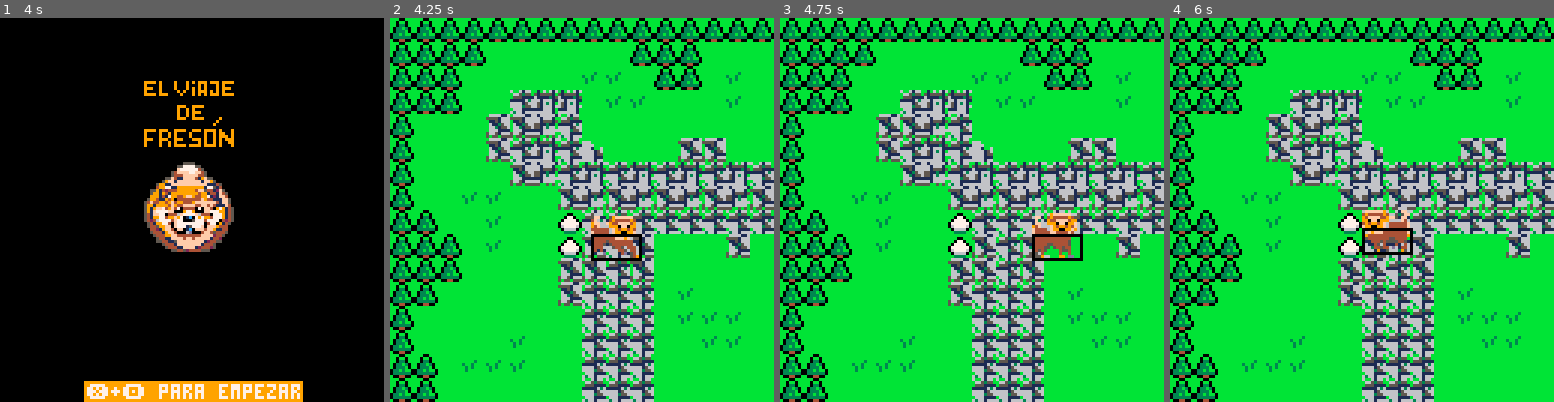
Above: before the commit, frames 1-4 (left to right).
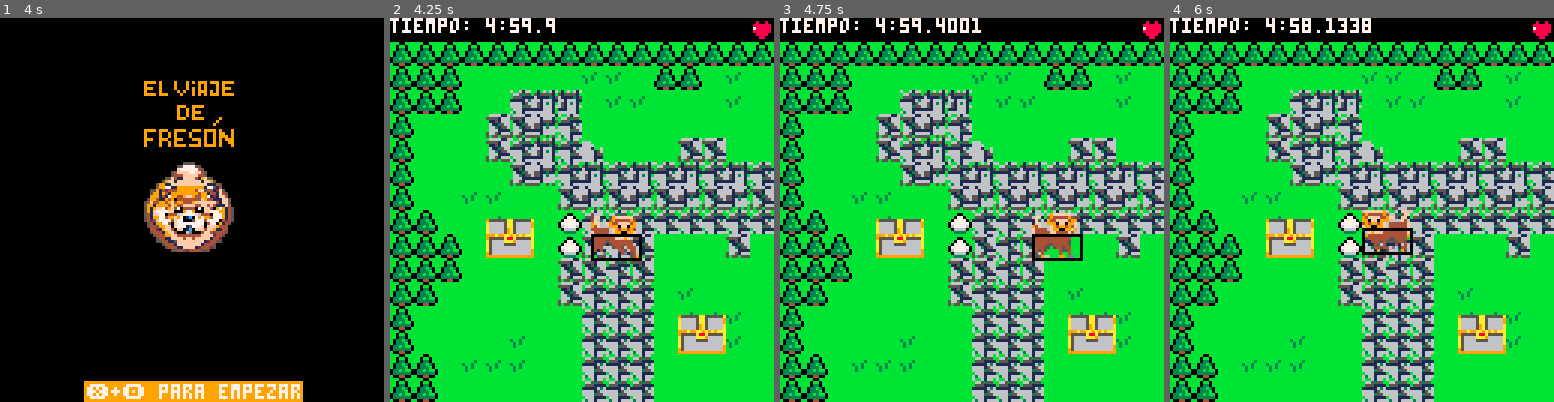
Above: after the commit, the same moments.

Repository: JudyProjects/el_viaje_de_freson
Game: PICO-8 cartridge game.p8
The game is run twice, just before and just after one commit, with the same random seed, the same clock (stepped at 60 frames per second) and the same inputs.
Inputs:
- Up to frame 1 (4 s): tap X (X key) at 0.33, 1.07, 1.85, 2.97 s; tap O (Z key) at 0.7, 1.7, 2.1, 2.5, 2.9, 3.3, 3.7 s; hold Right 1.6-2.1 s; hold Up 2.15-2.42 s; hold Right 2.47-3.03 s; hold Left 3.08-3.58 s; hold Down 3.63-3.97 s
- Up to frame 2 (4.25 s): hold Right from 4.02 s (still down); tap X (X key) at 4.08 s; tap O (Z key) at 4.1 s
- Up to frame 3 (4.75 s): tap O (Z key) at 4.5 s; release Right at 4.68 s; hold Up from 4.73 s (still down)
- Up to frame 4 (6 s): tap O (Z key) at 4.9, 5.3, 5.7 s; release Up at 5.03 s; hold Left 5.08-5.68 s; tap X (X key) at 5.2 s; hold Down from 5.73 s (still down)

Frame 1 is identical in both runs. In frame 2, 9.3% of the frame differs, in the area x 0-100%, y 0-88%; in frame 3, 9.3%; in frame 4, 9.4%.

Commit message:
[finJuego] avances en vida,tiempo y cofres con llaves

Diff:
--- a/game.p8
+++ b/game.p8
@@ -3,6 +3,9 @@
 __lua__
 -- el viaje de freson
 -- festino a., sancristobal f.
+
+hambre_perdida_quieto = 0.1
+hambre_perdida_correr = 0.2
 
 function _init()
     printh("== == ==")
@@ -57,6 +60,7 @@
             chgestado("juego")
         end
     end
+	--[[ chgestado("juego") ]]
 end
 
 function ini_drw()
@@ -78,17 +82,23 @@
     ents = {}
     chorros = {}
     ladridos = {}
-    hambre = 100
+    hambre = 500
+    tiempo = 0
 
     --setup jugador
     jug = make_freson()
 
+    make_cofre(32, 64, 0, 4, 1)
+    make_cofre(96, 96, 1, 0, 2)
+
     --setup chorro
     ini_enemigos(1)
 end
 
 function jug_upd()
     cnt += 1
+    tiempo += 1 / 30 -- 30FPS
+
     for e in all(ents) do
         e.upd()
     end
@@ -102,6 +112,19 @@
             del(ladridos, l)
         end
     end
+
+    -- Reducir hambre dependiendo del estado
+    if jug.stat == "walk" then
+        hambre -= hambre_perdida_correr -- Pierde mas hambre al correr
+    else
+        hambre -= hambre_perdida_quieto -- Pierde menos hambre cuando esta quieto
+    end
+
+    -- Prevenir que hambre sea negativa
+    if hambre <= 0 then
+        chgestado("fin")
+    end
+    printh(hambre .. " ")
 end
 
 function jug_drw()
@@ -121,9 +144,6 @@
 	-- Dibujar el mapa actual
 	map(0, 0, 0, 0, 128, 128)
 
-	-- Dibujar cofres
-    dibujar_cofre(screen_x, screen_y, camx, camy)
-
     for e in all(ents) do
         e.drw()
     end
@@ -132,6 +152,11 @@
         circ(jug.x + 16, jug.y + 8, l.r1, 7) -- circulo exterior
         circ(jug.x + 16, jug.y + 8, l.r2, 7) -- circulo interior
     end
+
+    camera()
+    dibujar_tiempo()
+    dibujar_hambre(hambre)
+
 end
 
 function fin_ini()
@@ -185,20 +210,24 @@
 
 -- Verificar colisiれはn
 function hayColision(x, y, w, h)
-	for i = 0, w do
-		--count up
-		for j = 0, h do
-			--count up
-			-- Convertir coordenadas en posiciones de celda
-			local celx = flr((x + i) / 8)
-			local cely = flr((y + j) / 8)
-			-- Obtener れとndice del sprite
-			local sprite = mget(celx, cely)
-			-- Verificar si el sprite tiene la bandera de solidez (flag 0)
-			if (fget(sprite, 0)) return true
-		end
-	end
-	return false
+	-- Verifica las esquinas del れくrea
+    local esquinas = {
+        {x, y}, -- Esquina superior izquierda
+        {x + w - 1, y}, -- Esquina superior derecha
+        {x, y + h - 1}, -- Esquina inferior izquierda
+        {x + w - 1, y + h - 1} -- Esquina inferior derecha
+    }
+
+    for esquina in all(esquinas) do
+        local celx = flr(esquina[1] / 8)
+        local cely = flr(esquina[2] / 8)
+        local sprite = mget(celx, cely)
+        if fget(sprite, 0) then
+            return true
+        end
+    end
+
+    return false
 end
 
 function dibujar_agua(screen_x, screen_y)
@@ -212,7 +241,7 @@
     local screen_y = flr(camy / 128)
 
     if screen_x == 2 and screen_y == 0 then
-        for f = 0, 15 do
+        for f = 1, 15 do
             for c = 0, 15 do
                 local x = c * 8
                 local y = f * 8
@@ -225,33 +254,32 @@
     pal()
 end
 
--- Funciれはn para dibujar un cofre en la pantalla 0,4 o 1,0 con animaciれはn
-function dibujar_cofre(screen_x, screen_y, freson_x, freson_y)
-    local cofre_abierto = false
-
-    -- Coordenadas del cofre en cada pantalla
-    local cofres = {
-        { x = 64, y = 96, screen_x = 0, screen_y = 4 }, -- Cofre en pantalla 0,4
-        { x = 32, y = 48, screen_x = 1, screen_y = 0 }  -- Cofre en pantalla 1,0
-    }
-
-    -- Recorrer cofres y dibujar segれむn la pantalla
-    for cofre in all(cofres) do
-		-- Dibujar el cofre si estれく en la pantalla actual
-        if screen_x == cofre.screen_x and screen_y == cofre.screen_y then
-			-- Elegir sprites segれむn el estado (cerrado o abierto)
-            local sprite_base = cofre_abierto and 84 or 82
-            spr(sprite_base, cofre.x, cofre.y)
-            spr(sprite_base + 1, cofre.x + 8, cofre.y)
-            spr(sprite_base + 16, cofre.x, cofre.y + 8)
-            spr(sprite_base + 17, cofre.x + 8, cofre.y + 8)
-
-            -- Verificar colisiれはn con el fresれはn
-            if abs(freson_x - cofre.x) < 16 and abs(freson_y - cofre.y) < 16 then
-                cofre_abierto = true -- Abre el cofre si el fresれはn lo toca
-            end
-        end
-    end
+-- Dibujar el tiempo regresivo
+function dibujar_tiempo()
+    local tiempo_restante = max(0, 300 - tiempo) -- Tiempo restante en segundos (5 minutos = 300 segundos)
+    local minutos = flr(tiempo_restante / 60)
+    local segundos = tiempo_restante % 60
+
+    -- Mostrar tiempo en formato MM:SS
+    print("tiempo: " .. minutos .. ":" .. (segundos < 10 and "0" or "") .. segundos, 0, 0, 7)
+end
+
+function dibujar_hambre()
+    local sprites_inicio = 119 -- El indice del sprite de hambre completo
+    local sprites_fin = 124   -- El indice del sprite de hambre vacio
+    local nivel_sprite_max = sprites_fin - sprites_inicio + 1 -- Total de niveles de hambre
+
+    -- Calcular el sprite a mostrar basado en el hambre
+    local hambre_max = 500
+    local nivel_sprite = flr((hambre_max - hambre) / (hambre_max / nivel_sprite_max)) + 1
+    if nivel_sprite > nivel_sprite_max then
+        nivel_sprite = nivel_sprite_max -- Limitar al maximo nivel
+    elseif nivel_sprite < 1 then
+        nivel_sprite = 1 -- Limitar al minimo nivel
+    end
+
+    -- Dibujar el sprite correspondiente
+    spr(sprites_inicio + nivel_sprite - 1, 120, 0)
 end
 
 -- freson
@@ -268,6 +296,8 @@
 	}
 	e.w = 16
 	e.h = 16
+    e.llave1 = false
+    e.llave2 = false
 
     local idle = "idle"
     local walk = "walk"
@@ -332,6 +362,93 @@
     end
 
     return e
+end
+
+function make_cofre(x, y, screen_x, screen_y, llave_id)
+    local cofre = make_entity(x, y)
+    cofre.s_cerrado = 82
+    cofre.s_abierto = 84
+    cofre.llave_id = llave_id
+    cofre.abierto = false
+    cofre.visible = true
+    cofre.w = 16
+    cofre.h = 16
+    cofre.screen_x = screen_x
+    cofre.screen_y = screen_y
+
+    cofre.drw = function(screen_x, screen_y)
+        -- Dibujar solo si estan visible y dentro del rango de la pantalla
+        if cofre.visible then
+            local spr_x = cofre.abierto and cofre.s_abierto or cofre.s_cerrado
+            spr(spr_x, cofre.x, cofre.y, 2, 2)
+        end
+    end
+
+    cofre.upd = function(screen_x, screen_y)
+        -- Verificar colisiれはn y si estan en la pantalla visible
+        if cofre.visible and
+           not cofre.abierto and colisiona(jug, cofre) then
+            cofre.abierto = true -- Cambiar estado a abierto
+            cofre.visible = false -- Ocultar el cofre tras abrirlo
+            local llave = make_llave(cofre.x, cofre.y - 16, cofre.screen_x, cofre.screen_y, cofre.llave_id)
+            add(ents, llave)
+    end
+end
+    return cofre
+end
+
+function make_llave(x, y, screen_x, screen_y, llave_id)
+    local llave = make_entity(x, y)
+    llave.sprites = {74, 75, 90, 91}
+    llave.llave_id = llave_id
+    llave.collected = false
+    llave.visible = true
+    llave.w = 16 -- Ancho de la llave
+    llave.h = 16 -- Alto de la llave
+    llave.screen_x = screen_x
+    llave.screen_y = screen_y
+
+    llave.drw = function(screen_x, screen_y)
+        -- Dibujar solo si estれく visible y dentro del rango de la pantalla
+        if llave.visible then
+            spr(llave.sprites[1], llave.x, llave.y)          -- Esquina superior izquierda
+            spr(llave.sprites[2], llave.x + 8, llave.y)      -- Esquina superior derecha
+            spr(llave.sprites[3], llave.x, llave.y + 8)      -- Esquina inferior izquierda
+            spr(llave.sprites[4], llave.x + 8, llave.y + 8)  -- Esquina inferior derecha
+        end
+    end
+
+    llave.upd = function(screen_x, screen_y)
+        -- Verificar colision y si estan visible en la pantalla
+        if llave.visible and
+           not llave.collected and colisiona(jug, llave) then
+            llave.collected = true -- Marcar la llave como recogida
+            llave.visible = false -- Desaparece la llave
+            -- Actualizar el estado en `freson`
+            if llave.llave_id == 1 then
+                jug.llave1 = true
+            elseif llave.llave_id == 2 then
+                jug.llave2 = true
+            end
+        end
+    end
+    return llave
+end
+
+
+function colisiona(ent1, ent2)
+    return ent1.x < ent2.x + ent2.w and
+           ent1.x + ent1.w > ent2.x and
+           ent1.y < ent2.y + ent2.h and
+           ent1.y + ent1.h > ent2.y
+end
+
+function obtener_pantalla_actual_x()
+    return flr(camx / 128)
+end
+
+function obtener_pantalla_actual_y()
+    return flr(camy / 128)
 end
 
 -- funcion para crear un ladrido (ondas concentricas)
@@ -728,42 +845,58 @@
 
 
 
+…(16 lines of a section not shown)…
 __gff__
-0000000000000000000000000000000000000000000000000000000000000000000000000000000000000000000000000000000000000000000000000000000000000000010101010000000001010101000000000000010000010000010000000000000000000101000000000000000000000000000000000000000000000000
+0000000000000000000000000000000000000000000000000000000000000000000000000000000000000000000000000000000000000000000000000000000000000000010101010000000001010101000000000000010000010000010000000000000000000101000000000000010100000000000001000000000000000000
 0000000000000000000000000000000000000000000000000000000000000000000000000000000000000000000000000000000000000000000000000000000000000000000000000000000000000000000000000000000000000000000000000000000000000000000000000000000000000000000000000000000000000000
 __map__
-4747474747474747474747474747474747474747474747474747474747474747000000000000000000000000000000004646464646464646464646464646464740404040404040404040404040404040000000000000000000000000000000000000000000000000000000000000000000000000000000000000000000000000
-4747474740404040404047474740404040474747474747474747474747474747000000000000000000000000000000004940404040404046464646404040404740404040404040404040404040404040000000000000000000000000000000000000000000000000000000000000000000000000000000000000000000000000
-4747474040404040414140474740414040474747474740404040474747474747000000000000000000000000000000004940404040404040404040404040404740404040404040404040404040404040000000000000000000000000000000000000000000000000000000000000000000000000000000000000000000000000
-474747404050515140414140404041404040404040404040404040404040404800000000000000000000000000000000494040404040404040404040404047474040404040408788898a404040404040000000000000000000000000000000000000000000000000000000000000000000000000000000000000000000000000
-474040406060615040404040404040404040404040404050515051404040404800000000000000000000000000000000494040404040404040404040404047474040404040409798999a404040404040000000000000000000000000000000000000000000000000000000000000000000000000000000000000000000000000
-47404040605051507140404060604040404040404040406061606140404040480000000000000000000000000000000049404040404040404040404040404047404040404040a7a8a9aa404040404040000000000000000000000000000000000000000000000000000000000000000000000000000000000000000000000000
-47404040406061505150515051505150505150515051505150514040404040486666666666666666666666666666666650514040404040404040404040404047404040404040b7b8b9ba404040404040000000000000000000000000000000000000000000000000000000000000000000000000000000000000000000000000
-4740404141404060616061606160616060616061606160616061505050505050575757575757575757575757575757576061505150515051505140404040404740404040404040404040404040404040000000000000000000000000000000000000000000000000000000000000000000000000000000000000000000000000
-4747404041404045505050505050505040405050505050515051505150505050575757575757575757575757575757575051606160616061606140404040404740404040404040404040404040404040000000000000000000000000000000000000000000000000000000000000000000000000000000000000000000000000
-4747474041404045605060404040604040404040404050516061606140405050575757575757575757575757575757576061505150515051505150514040404740404040404040404040404040404040000000000000000000000000000000000000000000000000000000000000000000000000000000000000000000000000
-4747474040404060605060404040404040404040404060615040404040404048676767676767676767676767676767674940606160616061606160614040404740404040404040404040404040404040000000000000000000000000000000000000000000000000000000000000000000000000000000000000000000000000
-4747404040404060505050404140404040404040404050514040454545454545000000000000000000000000000000004940404040404040505150514040404740404040404040404040404040404040000000000000000000000000000000000000000000000000000000000000000000000000000000000000000000000000
+0000000000000000000000000000000000000000000000000000000000000000000000000000000000000000000000000000000000000000000000000000000000000000000000000000000000000000000000000000000000000000000000000000000000000000000000000000000000000000000000000000000000000000
+47474747474747474747474747474747474747474747474747474747474747470000000000000000000000000000000049464646464646464646464646464646404040cdccccccccccccccccce404040000000000000000000000000000000000000000000000000000000000000000000000000000000000000000000000000
+4747474040404040414140474740414040474747474740404040474747474747000000000000000000000000000000004940404040404040404040404040404740cdcccccccccacacacaccccccccce40000000000000000000000000000000000000000000000000000000000000000000000000000000000000000000000000
+4747474040505151404141404040414040404040404040404040404040404048000000000000000000000000000000004940404040404040404040404040474740cdcccacacacacacacacacacaccce40000000000000000000000000000000000000000000000000000000000000000000000000000000000000000000000000
+4740404060606150404040404040404040404040404040505150514040404048000000000000000000000000000000004940404040404040404040404040474740c1c0c0c9c0c0c9c0c0c9c0c0c9c740000000000000000000000000000000000000000000000000000000000000000000000000000000000000000000000000
+4740404060505150714040406060404040404040404040606160614040404048000000000000000000000000000000004940404040404040404040404040404740c1c9c9c9c9c9c9c9c9c9c9c9c9c740000000000000000000000000000000000000000000000000000000000000000000000000000000000000000000000000
+4740404040606150515051505150515050515051505150515051404040404048666666666666666666666666666666665051404040404040404040404040404740c1c9d2d0d1c9c9c9c9d2d0d1c9c740000000000000000000000000000000000000000000000000000000000000000000000000000000000000000000000000
+474040414140406061606160616061606061606160616061606150505050505057575757575757575757575757575757606150515051505150514040404040474040c1d0d0d0c9d3d3c9d0d0d0c74040000000000000000000000000000000000000000000000000000000000000000000000000000000000000000000000000
+474740404140404550505050505050504040505050505051505150515050505057575757575757575757575757575757505160616061606160614040404040474040c1c2c3c4c9d4d3c9c2c3c4c74040000000000000000000000000000000000000000000000000000000000000000000000000000000000000000000000000
+474747404140404560506040404060404040404040405051606160614040505057575757575757575757575757575757606150515051505150515051404040474040c1c5c5c5c9d3d3c9c5c5c5c74040000000000000000000000000000000000000000000000000000000000000000000000000000000000000000000000000
+47474740404040606050604040404040404040404040606150404040404040486767676767676767676767676767676749406061606160616061606140404047404040404040c8c8c8c8404040404040000000000000000000000000000000000000000000000000000000000000000000000000000000000000000000000000
+47474040404040605050504041404040404040404040505140404545454545450000000000000000000000000000000049404040404040405051505140404047404040404040c6c6c6c6404040404040000000000000000000000000000000000000000000000000000000000000000000000000000000000000000000000000
 4740404040404040505050404141414040454540404060615040454242424245000000000000000000000000000000004940404040404040606160615051504740404040404040404040404040404040000000000000000000000000000000000000000000000000000000000000000000000000000000000000000000000000
 4740404040414040505050404041414040454540405051505140454140414245000000000000000000000000000000004940404040404040404050516061604740404040404040404040404040404040000000000000000000000000000000000000000000000000000000000000000000000000000000000000000000000000
 4747404141414040505050404040404040404040406061606140454141414545000000000000000000000000000000004940404747404040404060615051504740404040404040404040404040404040000000000000000000000000000000000000000000000000000000000000000000000000000000000000000000000000
 4747404040404040505050404040404040404040404050505140454545454548000000000000000000000000000000004747474747474747474747474747474740404040404040404040404040404040000000000000000000000000000000000000000000000000000000000000000000000000000000000000000000000000
-47474040404040405151514040404747414140404141506061434343434343434c4c4c4c4c4c4c4c4c4c4c4c4c4c4c4e0000000000000000000000000000000000000000000000000000000000000000000000000000000000000000000000000000000000000000000000000000000000000000000000000000000000000000
-47474040414040405151514040474747404040404040505150434343434343435858585858585858585858585858584f0000000000000000000000000000000000000000000000000000000000000000000000000000000000000000000000000000000000000000000000000000000000000000000000000000000000000000
-47474041414040404051514040474747404041404040606143434343434343435858585858585858585858585858584f0000000000000000000000000000000000000000000000000000000000000000000000000000000000000000000000000000000000000000000000000000000000000000000000000000000000000000
-47474041414040405151514040404747404040404040505150434343434343435858585858585858585858585858584f0000000000000000000000000000000000000000000000000000000000000000000000000000000000000000000000000000000000000000000000000000000000000000000000000000000000000000
-4747404040404040515140404040474740404040404060615051434343434343585858586c6d6d6d6d6d6c585858584f0000000000000000000000000000000000000000000000000000000000000000000000000000000000000000000000000000000000000000000000000000000000000000000000000000000000000000
-4747404040404051515140404040474740404040404040506050514343434343585858585d6c6c6c73745f585858584f0000000000000000000000000000000000000000000000000000000000000000000000000000000000000000000000000000000000000000000000000000000000000000000000000000000000000000
+0000000000000000000000000000000000000000000000000000000000000000000000000000000000000000000000000000000000000000000000000000000000000000000000000000000000000000000000000000000000000000000000000000000000000000000000000000000000000000000000000000000000000000
+4747404041404040515151404047474740404040404050515043434343434343764c4c4c4c4c4c4c4c4c4c4c4c4c4c4e0000000000000000000000000000000000000000000000000000000000000000000000000000000000000000000000000000000000000000000000000000000000000000000000000000000000000000
+47474041414040404051514040474747404041404040606143434343434343436e58585858585858585858585858584f0000000000000000000000000000000000000000000000000000000000000000000000000000000000000000000000000000000000000000000000000000000000000000000000000000000000000000
+47474041414040405151514040404747404040404040505150434343434343436e58585858585858585858585858584f0000000000000000000000000000000000000000000000000000000000000000000000000000000000000000000000000000000000000000000000000000000000000000000000000000000000000000
+47474040404040405151404040404747404040404040606150514343434343436e5858586c6d6d6d6d6d6c585858584f0000000000000000000000000000000000000000000000000000000000000000000000000000000000000000000000000000000000000000000000000000000000000000000000000000000000000000
+47474040404040515151404040404747404040404040405060505143434343436e5858585d6c6c6c73745f585858584f0000000000000000000000000000000000000000000000000000000000000000000000000000000000000000000000000000000000000000000000000000000000000000000000000000000000000000
 4747404040405151514040404140474740404041404240405060614343435068585858585d6c6c6c6c6c5f585858584f0000000000000000000000000000000000000000000000000000000000000000000000000000000000000000000000000000000000000000000000000000000000000000000000000000000000000000
 4747474040405151404040404140474740404041404040406061505051505169585858585d6c6c6c6c6c5f585858584f0000000000000000000000000000000000000000000000000000000000000000000000000000000000000000000000000000000000000000000000000000000000000000000000000000000000000000
 474747404040515140404141414047474040404140404040405051606160616a585858585d6c6c6c6c6c5f585858584f0000000000000000000000000000000000000000000000000000000000000000000000000000000000000000000000000000000000000000000000000000000000000000000000000000000000000000
 474747474040515151404040404047474040414140404240406061606160616b585858585d72736c6c6c5f585858584f0000000000000000000000000000000000000000000000000000000000000000000000000000000000000000000000000000000000000000000000000000000000000000000000000000000000000000
-4747404040405151514040404040474740404141404040424040404040404068585858586c5e5e5e5e5e6c585858584f0000000000000000000000000000000000000000000000000000000000000000000000000000000000000000000000000000000000000000000000000000000000000000000000000000000000000000
-47474051515151515151515151404747404040414140404040404042424240405858585858585858585858585858584f0000000000000000000000000000000000000000000000000000000000000000000000000000000000000000000000000000000000000000000000000000000000000000000000000000000000000000
-47475151515151515151515151404747404040404040404040404040404040405858585858585858585858585858584f0000000000000000000000000000000000000000000000000000000000000000000000000000000000000000000000000000000000000000000000000000000000000000000000000000000000000000
-47475151514040405151515151404747404040404646404040404040404042405858585858585858585858585858584f0000000000000000000000000000000000000000000000000000000000000000000000000000000000000000000000000000000000000000000000000000000000000000000000000000000000000000
-47475151514040404040404051404747464646464646464646464646464040405858585858585858585858585858584f0000000000000000000000000000000000000000000000000000000000000000000000000000000000000000000000000000000000000000000000000000000000000000000000000000000000000000
-47474747474747474747474747474747464646464646464646464646464646464d4d4d4d4d4d4d4d4d4d4d4d4d4d4d5c0000000000000000000000000000000000000000000000000000000000000000000000000000000000000000000000000000000000000000000000000000000000000000000000000000000000000000
-
-
-
+47474040404051515140404040404747404041414040404240404040404040686e5858586c5e5e5e5e5e6c585858584f0000000000000000000000000000000000000000000000000000000000000000000000000000000000000000000000000000000000000000000000000000000000000000000000000000000000000000
+47474051515151515151515151404747404040414140404040404042424240406e58585858585858585858585858584f0000000000000000000000000000000000000000000000000000000000000000000000000000000000000000000000000000000000000000000000000000000000000000000000000000000000000000
+47475151515151515151515151404747404040404040404040404040404040406e58585858585858585858585858584f0000000000000000000000000000000000000000000000000000000000000000000000000000000000000000000000000000000000000000000000000000000000000000000000000000000000000000
+47475151514040405151515151404747404040404646404040404040404042406e58585858585858585858585858584f0000000000000000000000000000000000000000000000000000000000000000000000000000000000000000000000000000000000000000000000000000000000000000000000000000000000000000
+47475151514040404040404051404747464646464646464646464646464040406e58585858585858585858585858584f0000000000000000000000000000000000000000000000000000000000000000000000000000000000000000000000000000000000000000000000000000000000000000000000000000000000000000
+47474747474747474747474747474747464646464646464646464646464646466f4d4d4d4d4d4d4d4d4d4d4d4d4d4d5c0000000000000000000000000000000000000000000000000000000000000000000000000000000000000000000000000000000000000000000000000000000000000000000000000000000000000000
+
+
+
Not shown, changed: 96 lines of the sprite sheet (__gfx__) section of game.p8
